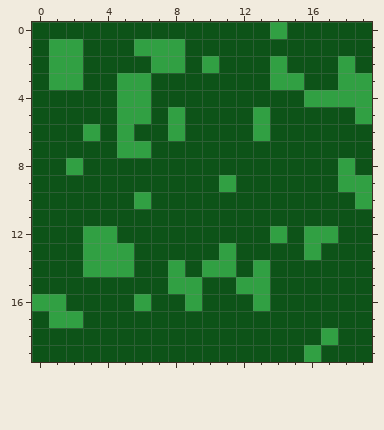
One commit to this pixel-art sprite: images/mapTile2.png. This is how it looked before the edit.
The file is 20x20 pixels.
And afterwards:
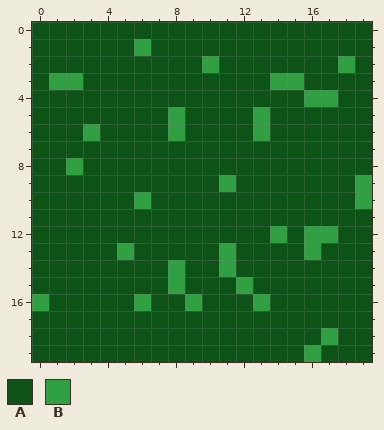
Palette (. is transparent): A #0d5318  B #31a043
Edits made:
@@ x 0..19 @@
- 0 AAAAAAAAAAAAAABAAAAA
- 1 ABBAAABBBAAAAAAAAAAA
- 2 ABBAAAABBABAAABAAABA
- 3 ABBAABBAAAAAAABBAABB
- 4 AAAAABBAAAAAAAAABBBB
- 5 AAAAABBABAAAABAAAAAB
- 6 AAABABAABAAAABAAAAAA
- 7 AAAAABBAAAAAAAAAAAAA
- 8 AABAAAAAAAAAAAAAAABA
- 9 AAAAAAAAAAABAAAAAABB
+ 0 AAAAAAAAAAAAAAAAAAAA
+ 1 AAAAAABAAAAAAAAAAAAA
+ 2 AAAAAAAAAABAAAAAAABA
+ 3 ABBAAAAAAAAAAABBAAAA
+ 4 AAAAAAAAAAAAAAAABBAA
+ 5 AAAAAAAABAAAABAAAAAA
+ 6 AAABAAAABAAAABAAAAAA
+ 7 AAAAAAAAAAAAAAAAAAAA
+ 8 AABAAAAAAAAAAAAAAAAA
+ 9 AAAAAAAAAAABAAAAAAAB
 10 AAAAAABAAAAAAAAAAAAB
 11 AAAAAAAAAAAAAAAAAAAA
-12 AAABBAAAAAAAAABABBAA
-13 AAABBBAAAAABAAAABAAA
-14 AAABBBAABABBABAAAAAA
-15 AAAAAAAABBAABBAAAAAA
-16 BBAAAABAABAAABAAAAAA
-17 ABBAAAAAAAAAAAAAAAAA
+12 AAAAAAAAAAAAAABABBAA
+13 AAAAABAAAAABAAAABAAA
+14 AAAAAAAABAABAAAAAAAA
+15 AAAAAAAABAAABAAAAAAA
+16 BAAAAABAABAAABAAAAAA
+17 AAAAAAAAAAAAAAAAAAAA
 18 AAAAAAAAAAAAAAAAABAA
Where, in picture pixels (left, top, right, bottom), the same in both pictures:
changed: (270, 22, 287, 73)
changed: (49, 39, 185, 158)
changed: (338, 73, 372, 192)
changed: (49, 226, 134, 328)
changed: (185, 260, 270, 294)
